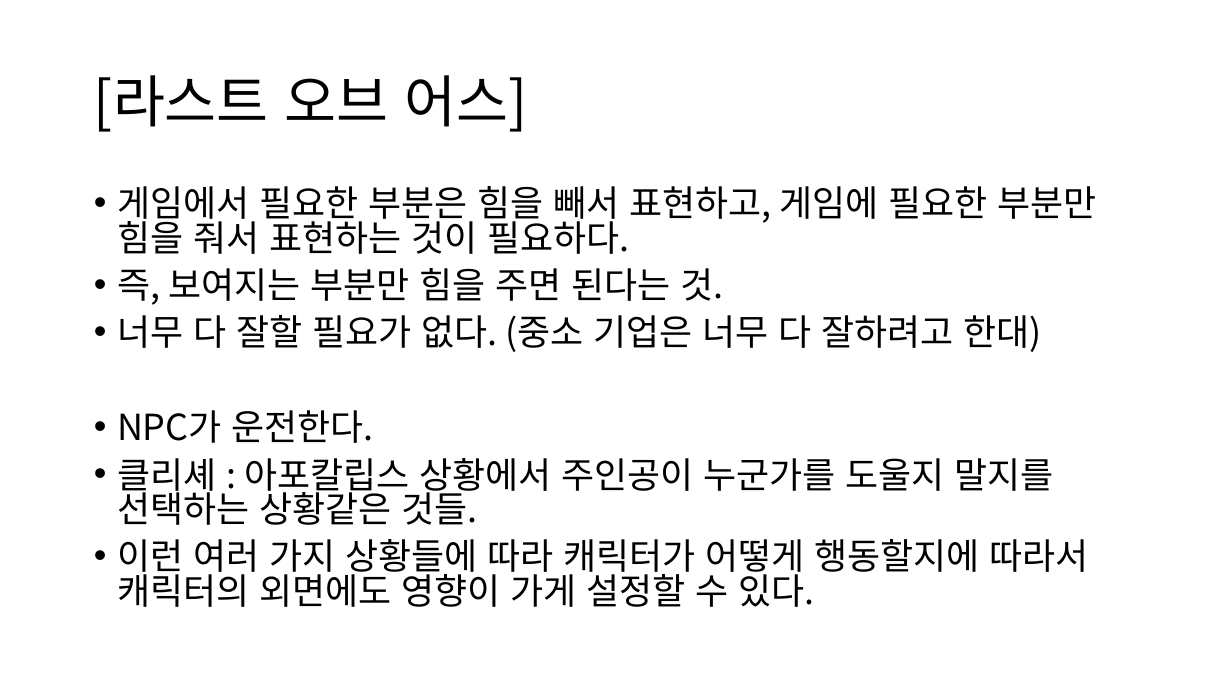
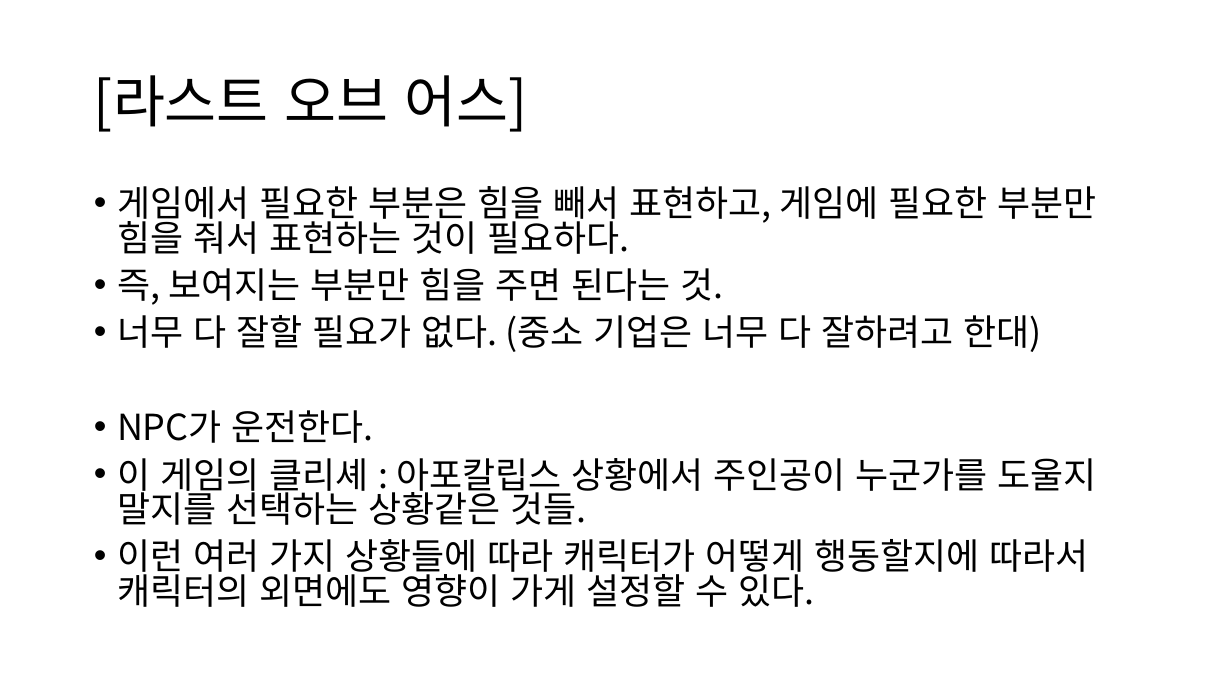
Before and after one commit to ysooj/Gihoek_5, a slide deck: slide 12 of (5.13) 레벨.pptx. Drawn at 1232x693 pixels with LibreOffice and Linux fonts; fonts in the diff are those of the drawing. Boxes give left, top, right and bottom in pixels: in the first picture for what was removed or moved away, otherwise in the second. Text is boxed around its words. In the diff, an @@ line names an element or a change of style, - is before the commit and + after.

```diff
--- a/(5.13) 레벨.pptx
+++ b/(5.13) 레벨.pptx
@@ text at bbox=[117, 458, 1097, 525]: text changed @@
-• 클리셰 : 아포칼립스 상황에서 주인공이 누군가를 도울지 말지를 선택하는 상황같은 것들.
+• 이 게임의 클리셰 : 아포칼립스 상황에서 주인공이 누군가를 도울지 말지를 선택하는 상황같은 것들.
```
Also in this commit, not shown: 2 other files.
